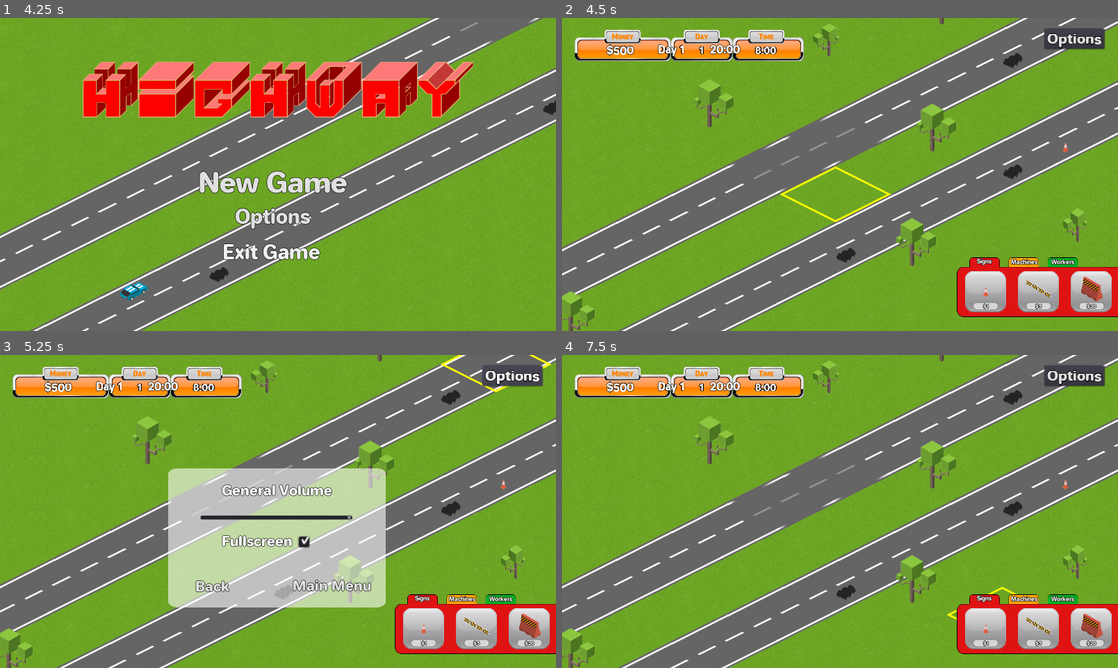
Above: before the commit, frames 1-4 (two rows, left to right).
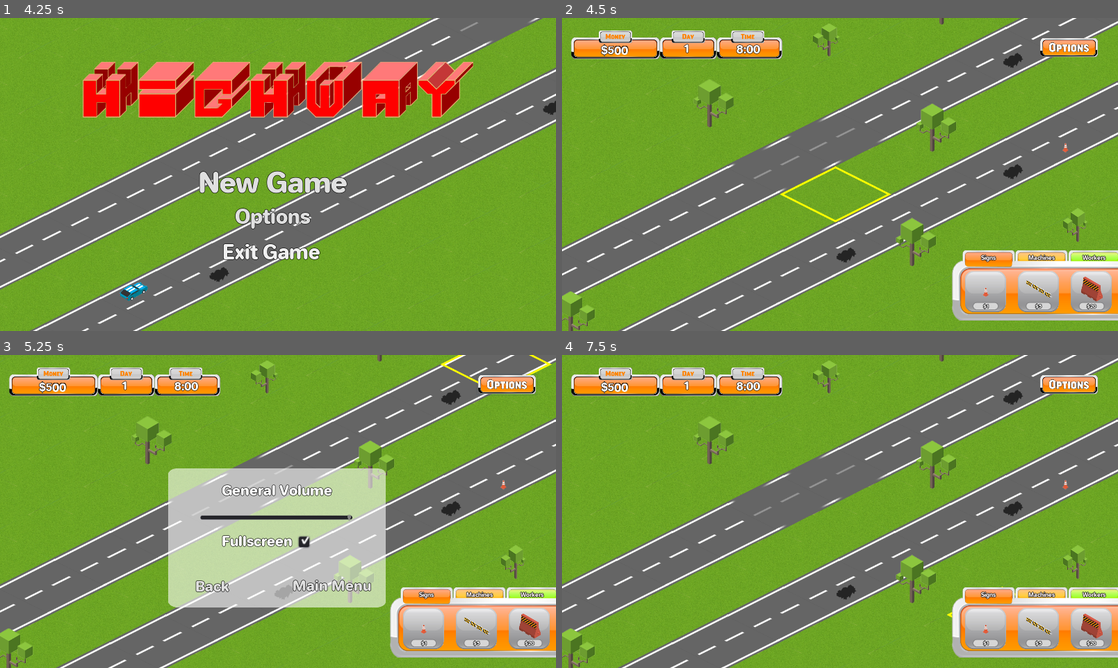
Above: after the commit, the same moments.

Repository: Machalord/Global-Game-Jam-2020
Game: Godot game, scene res://escenas/Menu.tscn
The game is run twice, just before and just after one commit, with the same random seed, the same clock (stepped at 60 frames per second) and the same inputs.
Inputs (mouse positions are in pixels of both pictures, inside the frame that each line leads up to; where the layout moved, square brackets give the same spot in the first picture):
- Up to frame 1 (4.25 s): click "Options" at 0.5 s; click (305, 205) at 1.25 s; click (305, 205) at 2 s; click (305, 205) at 2.75 s; click "Back to Menu" at 3.5 s
- Up to frame 2 (4.5 s): click "New Game" at 4.25 s
- Up to frame 3 (5.25 s): click (505, 383) [511, 376] at 5 s
- Up to frame 4 (7.5 s): click "Main Menu" at 5.75 s; click "New Game" at 6.5 s; click "Signs" at 7.25 s

Frame 1 is identical in both runs. In frame 2, 7.3% of the frame differs, in the area x 1-100%, y 3-97%; in frame 3, 7.4%; in frame 4, 7.3%.
Error in both runs: Invalid get index 'time_left' (on base: 'null instance'). (res://game.gd:17)

Commit message:
+interface

Diff:
--- a/escenas/Hud.gd
+++ b/escenas/Hud.gd
@@ -12,7 +12,7 @@
 
 func _process(delta):
 	$money_label.text="$"+str(Global.money)
-	$day_label.text="Day "+str(Global.dia)
+
 #	if get_global_mouse_position().y>position.y+700 and !show:
 #		$AnimationPlayer.play("show")
 #		show=true
--- a/escenas/Hud.tscn
+++ b/escenas/Hud.tscn
@@ -1,6 +1,6 @@
-[gd_scene load_steps=32 format=2]
-
-[ext_resource path="res://assets/hud_money.png" type="Texture" id=1]
+[gd_scene load_steps=33 format=2]
+
+[ext_resource path="res://datos.png" type="Texture" id=1]
 [ext_resource path="res://assets/Jellee-Roman.ttf" type="DynamicFontData" id=2]
 [ext_resource path="res://assets/panel1.png" type="Texture" id=3]
 [ext_resource path="res://escenas/Hud.gd" type="Script" id=4]
@@ -24,6 +24,7 @@
 [ext_resource path="res://escenas/optionsmenu.gd" type="Script" id=22]
 [ext_resource path="res://cartel3.png" type="Texture" id=23]
 [ext_resource path="res://cartel.png" type="Texture" id=24]
+[ext_resource path="res://button2.png" type="Texture" id=25]
 
 [sub_resource type="DynamicFont" id=1]
 size = 24
@@ -136,28 +137,18 @@
 pause_mode = 2
 script = ExtResource( 4 )
 
-[node name="money" type="TextureRect" parent="."]
-anchor_left = 0.831
-anchor_top = 0.049
-anchor_right = 0.969
-anchor_bottom = 0.162
-margin_left = 39.7062
-margin_top = 41.2929
-margin_right = 216.706
-margin_bottom = 122.293
-rect_scale = Vector2( 0.75, 0.75 )
+[node name="datos" type="Sprite" parent="."]
+position = Vector2( 252.304, 61.4878 )
+scale = Vector2( 0.678854, 0.678854 )
 texture = ExtResource( 1 )
-__meta__ = {
-"_edit_use_anchors_": false
-}
 
 [node name="money_label" type="Label" parent="."]
 anchor_right = 1.0
 anchor_bottom = 1.0
-margin_left = 39.7062
-margin_top = 41.0
-margin_right = 173.706
-margin_bottom = 103.0
+margin_left = 44.7482
+margin_top = 42.2605
+margin_right = 178.748
+margin_bottom = 104.26
 custom_fonts/font = SubResource( 1 )
 custom_colors/font_color = Color( 1, 1, 1, 1 )
 text = "$100000"
@@ -170,10 +161,10 @@
 [node name="day_label" type="Label" parent="."]
 anchor_right = 1.0
 anchor_bottom = 1.0
-margin_left = 183.47
-margin_top = 41.0
-margin_right = 317.47
-margin_bottom = 103.0
+margin_left = 208.05
+margin_top = 40.3698
+margin_right = 342.05
+margin_bottom = 102.37
 custom_fonts/font = SubResource( 1 )
 custom_colors/font_color = Color( 1, 1, 1, 1 )
 text = "Day 1"
@@ -186,10 +177,10 @@
 [node name="time_label" type="Label" parent="."]
 anchor_right = 1.0
 anchor_bottom = 1.0
-margin_left = 308.378
-margin_top = 41.0
-margin_right = 442.378
-margin_bottom = 103.0
+margin_left = 350.605
+margin_top = 42.2605
+margin_right = 484.605
+margin_bottom = 104.26
 custom_fonts/font = SubResource( 1 )
 custom_colors/font_color = Color( 1, 1, 1, 1 )
 text = "20:00"
@@ -217,14 +208,14 @@
 position = Vector2( 0, -518 )
 
 [node name="panel2" type="TextureRect" parent="panels/panel2"]
-modulate = Color( 1, 0.654902, 0, 1 )
 anchor_left = 0.039
 anchor_right = 0.955
 anchor_bottom = 0.901
-margin_left = 50.0
-margin_top = 518.0
-margin_right = 1223.0
-margin_bottom = 700.0
+margin_left = 34.078
+margin_top = 492.987
+margin_right = 1207.08
+margin_bottom = 674.987
+rect_scale = Vector2( 1.2, 1.2 )
 texture = ExtResource( 5 )
 __meta__ = {
 "_edit_use_anchors_": false
@@ -234,14 +225,14 @@
 position = Vector2( 0, -518 )
 
 [node name="panel3" type="TextureRect" parent="panels/panel3"]
-modulate = Color( 0.0235294, 0.690196, 0.141176, 1 )
 anchor_left = 0.039
 anchor_right = 0.955
 anchor_bottom = 0.901
-margin_left = 50.0
-margin_top = 518.0
-margin_right = 1223.0
-margin_bottom = 700.0
+margin_left = 34.078
+margin_top = 493.107
+margin_right = 1207.08
+margin_bottom = 675.107
+rect_scale = Vector2( 1.2, 1.2 )
 texture = ExtResource( 6 )
 __meta__ = {
 "_edit_use_anchors_": false
@@ -285,13 +276,14 @@
 [node name="panel1" type="Node2D" parent="panels"]
 
 [node name="panel1" type="TextureRect" parent="panels/panel1"]
-modulate = Color( 0.878431, 0.0745098, 0.0745098, 1 )
 anchor_left = 0.039
 anchor_right = 0.955
 anchor_bottom = 0.901
-margin_left = 50.0
-margin_right = 1223.0
-margin_bottom = 182.0
+margin_left = 34.0778
+margin_top = -24.7677
+margin_right = 1207.08
+margin_bottom = 157.232
+rect_scale = Vector2( 1.2, 1.2 )
 texture = ExtResource( 3 )
 __meta__ = {
 "_edit_use_anchors_": false
@@ -302,9 +294,9 @@
 z_index = 31
 
 [node name="Button" type="Button" parent="panel_buttons"]
-margin_left = 61.8499
-margin_top = 520.0
-margin_right = 137.85
+margin_left = 60.0
+margin_top = 510.0
+margin_right = 160.0
 margin_bottom = 540.0
 focus_mode = 0
 enabled_focus_mode = 0
@@ -316,21 +308,24 @@
 [node name="Label" type="Label" parent="panel_buttons/Button"]
 anchor_right = 1.0
 anchor_bottom = 1.0
-margin_left = 0.487671
-margin_right = 0.487671
+margin_left = 0.470215
+margin_top = -5.17126
+margin_right = 0.470215
+margin_bottom = -5.17126
 custom_fonts/font = SubResource( 2 )
 custom_colors/font_color = Color( 0.952941, 0.921569, 0.921569, 1 )
 text = "Signs"
 align = 1
+valign = 1
 __meta__ = {
 "_edit_use_anchors_": false
 }
 
 [node name="Button2" type="Button" parent="panel_buttons"]
-margin_left = 151.947
-margin_top = 520.0
-margin_right = 227.947
-margin_bottom = 540.0
+margin_left = 178.0
+margin_top = 509.0
+margin_right = 285.0
+margin_bottom = 539.0
 focus_mode = 0
 enabled_focus_mode = 0
 flat = true
@@ -341,23 +336,24 @@
 [node name="Label2" type="Label" parent="panel_buttons/Button2"]
 anchor_right = 1.0
 anchor_bottom = 1.0
-margin_left = 1.0
-margin_top = 0.698364
-margin_right = 1.0
-margin_bottom = 0.698364
+margin_left = -0.337036
+margin_top = -3.85022
+margin_right = -0.337036
+margin_bottom = -3.85022
 custom_fonts/font = SubResource( 2 )
 custom_colors/font_color = Color( 0.952941, 0.921569, 0.921569, 1 )
 text = "Machines"
 align = 1
+valign = 1
 __meta__ = {
 "_edit_use_anchors_": false
 }
 
 [node name="Button3" type="Button" parent="panel_buttons"]
-margin_left = 243.35
-margin_top = 520.0
-margin_right = 319.35
-margin_bottom = 540.0
+margin_left = 300.0
+margin_top = 508.0
+margin_right = 409.0
+margin_bottom = 537.0
 focus_mode = 0
 enabled_focus_mode = 0
 flat = true
@@ -368,12 +364,15 @@
 [node name="Label3" type="Label" parent="panel_buttons/Button3"]
 anchor_right = 1.0
 anchor_bottom = 1.0
-margin_top = 0.950012
-margin_bottom = 0.950012
+margin_left = -0.945679
+margin_top = -2.10535
+margin_right = -0.945679
+margin_bottom = -2.10535
 custom_fonts/font = SubResource( 2 )
 custom_colors/font_color = Color( 0.952941, 0.921569, 0.921569, 1 )
 text = "Workers"
 align = 1
+valign = 1
 __meta__ = {
 "_edit_use_anchors_": false
 }
@@ -682,12 +681,14 @@
 }
 
 [node name="showoptions" type="Button" parent="."]
-margin_left = 1111.42
-margin_top = 24.6067
-margin_right = 1249.42
-margin_bottom = 70.6067
+margin_left = 1097.31
+margin_top = 44.3271
+margin_right = 1331.31
+margin_bottom = 124.327
+rect_scale = Vector2( 0.6, 0.6 )
 custom_fonts/font = SubResource( 7 )
-text = "Options"
+icon = ExtResource( 25 )
+flat = true
 __meta__ = {
 "_edit_use_anchors_": false
 }
--- a/game.gd
+++ b/game.gd
@@ -14,8 +14,8 @@
 
 # Called every frame. 'delta' is the elapsed time since the previous frame.
 func _process(delta):
-	$CameraControl/datos/Label.text=String(int(20-$Timer.time_left/10))+":00"
-	$CameraControl/datos/Label2.text=String(Global.dia)
+	$CameraControl/Hud/time_label.text=String(int(20-$Timer.time_left/10))+":00"
+	$CameraControl/Hud/day_label.text=String(Global.dia)
 	print(get_tree().get_nodes_in_group("auto").size())
 	if Input.is_action_just_pressed("MouseLeftClick"):
 		OnClick(get_global_mouse_position())
@@ -107,5 +107,5 @@
 
 
 func _on_Timer_timeout():
-	$Label.visible=false
+
 	pass # Replace with function body.
--- a/game.tscn
+++ b/game.tscn
@@ -11,8 +11,6 @@
 [ext_resource path="res://peaje.tscn" type="PackedScene" id=9]
 [ext_resource path="res://escenas/Hud.tscn" type="PackedScene" id=10]
 [ext_resource path="res://peaje2.png" type="Texture" id=11]
-[ext_resource path="res://Jellee-Roman.ttf" type="DynamicFontData" id=12]
-[ext_resource path="res://datos.png" type="Texture" id=13]
 
 [sub_resource type="RectangleShape2D" id=1]
 extents = Vector2( 49.6951, 359.251 )
@@ -25,12 +23,6 @@
 
 [sub_resource type="RectangleShape2D" id=4]
 extents = Vector2( 633.626, 47.3554 )
-
-[sub_resource type="DynamicFont" id=11]
-size = 30
-outline_size = 2
-outline_color = Color( 0, 0, 0, 1 )
-font_data = ExtResource( 12 )
 
 [sub_resource type="RectangleShape2D" id=5]
 extents = Vector2( 100.468, 1257.16 )
@@ -297,48 +289,27 @@
 editor_draw_screen = false
 editor_draw_limits = true
 
-[node name="datos" type="Sprite" parent="CameraControl"]
-position = Vector2( -347.367, -296.932 )
-scale = Vector2( 0.736984, 0.736984 )
-z_index = 5
-texture = ExtResource( 13 )
-
-[node name="Label" type="Label" parent="CameraControl/datos"]
-margin_left = 203.587
-margin_top = -1.54147
-margin_right = 273.587
-margin_bottom = 35.4585
-custom_fonts/font = SubResource( 11 )
-text = "8:00"
-align = 1
-__meta__ = {
-"_edit_use_anchors_": false
-}
-
-[node name="Label2" type="Label" parent="CameraControl/datos"]
-margin_left = 3.4559
-margin_top = -1.54147
-margin_right = 73.4559
-margin_bottom = 35.4585
-custom_fonts/font = SubResource( 11 )
-text = "8:00"
-align = 1
-__meta__ = {
-"_edit_use_anchors_": false
-}
-
 [node name="Hud" parent="CameraControl" instance=ExtResource( 10 )]
 position = Vector2( -640, -360 )
 z_index = 20
 
-[node name="money" parent="CameraControl/Hud" index="0"]
-visible = false
+[node name="datos" parent="CameraControl/Hud" index="0"]
+position = Vector2( 263.76, 61.4878 )
 
 [node name="money_label" parent="CameraControl/Hud" index="1"]
-margin_left = 68.3457
+margin_left = 54.0259
 margin_top = 44.1569
-margin_right = 202.345
+margin_right = 188.026
 margin_bottom = 106.157
+
+[node name="day_label" parent="CameraControl/Hud" index="2"]
+margin_left = 219.506
+margin_right = 353.506
+text = "3"
+
+[node name="time_label" parent="CameraControl/Hud" index="3"]
+margin_left = 362.061
+margin_right = 496.061
 
 [node name="peaje2" parent="." instance=ExtResource( 9 )]
 position = Vector2( -1332.82, 1223.44 )
--- a/project.godot
+++ b/project.godot
@@ -38,21 +38,6 @@
 "events": [ Object(InputEventMouseButton,"resource_local_to_scene":false,"resource_name":"","device":0,"alt":false,"shi …(212 unchanged characters)…
  ]
 }
-pausa={
-"deadzone": 0.5,
-"events": [ Object(InputEventKey,"resource_local_to_scene":false,"resource_name":"","device":0,"alt":false,"shift":false,"control":false,"meta":false,"command":false,"pressed":false,"scancode":32,"unicode":0,"echo":false,"script":null)
- ]
-}
-options={
-"deadzone": 0.5,
-"events": [ Object(InputEventKey,"resource_local_to_scene":false,"resource_name":"","device":0,"alt":false,"shift":false,"control":false,"meta":false,"command":false,"pressed":false,"scancode":16777217,"unicode":0,"echo":false,"script":null)
- ]
-}
-explotar={
-"deadzone": 0.5,
-"events": [ Object(InputEventKey,"resource_local_to_scene":false,"resource_name":"","device":0,"alt":false,"shift":false,"control":false,"meta":false,"command":false,"pressed":false,"scancode":69,"unicode":0,"echo":false,"script":null)
- ]
-}
 
 [rendering]
 
Binary file changed: assets/panel1.png
Binary file changed: assets/panel2.png
Binary file changed: assets/panel3.png
Binary file added: button2.png
Not shown, added: button2.png.import
Not shown: 1 places in game.tscn that only renumber resources
